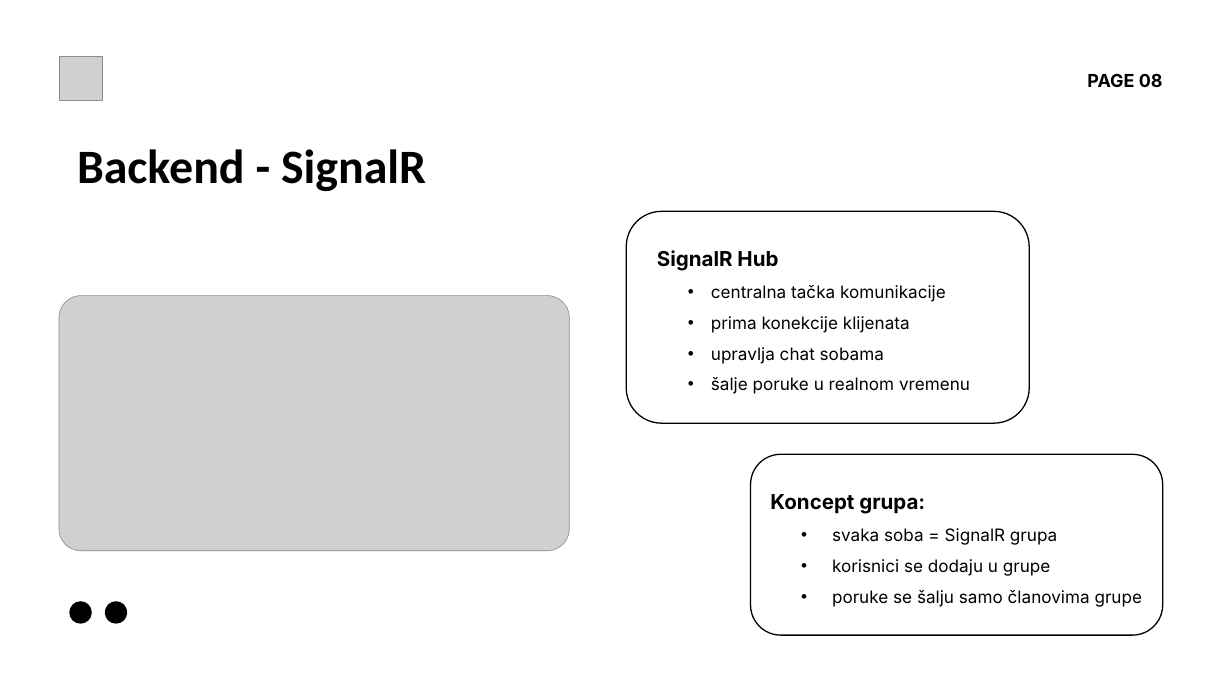
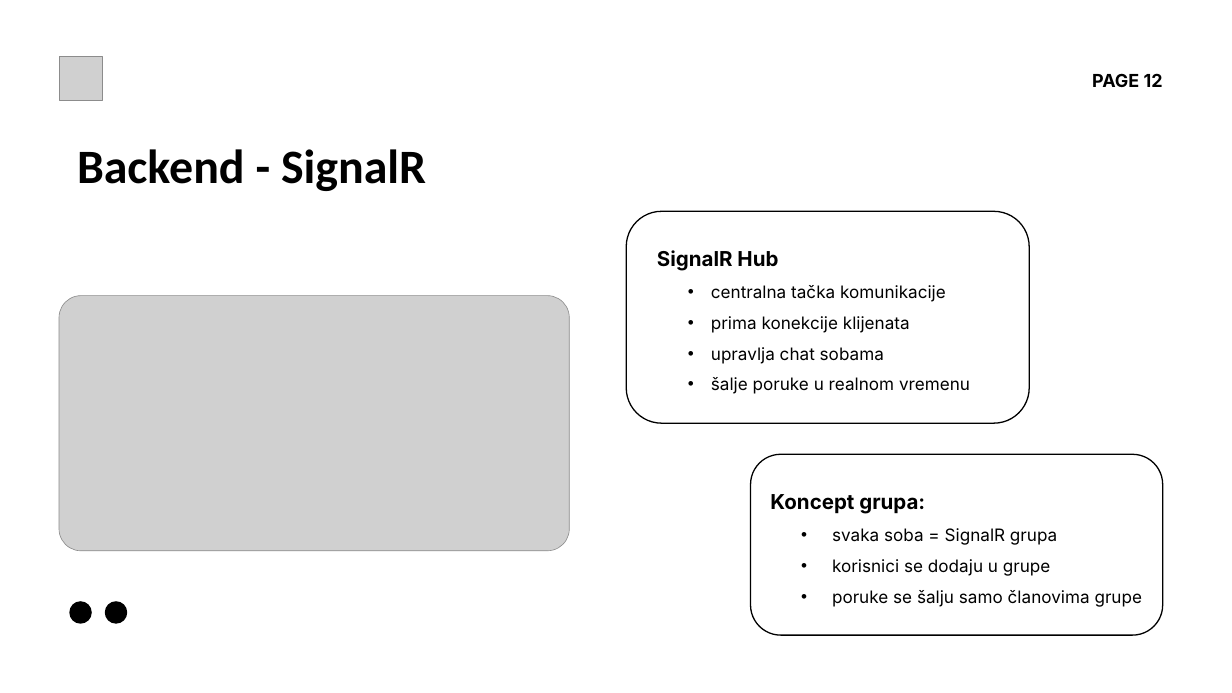
Before and after one commit to SukiDj/SignalRChat, a slide deck: slide 12 of Prezentacija.pptx (slide 8 before the commit). Drawn at 1232x693 pixels with LibreOffice and Linux fonts; fonts in the diff are those of the drawing; grey boxes stand for pictures. Boxes give left, top, right and bottom in pixels: in the first picture for what was removed or moved away, otherwise in the second. Text is boxed around its words. In the diff, an @@ line names an element or a change of style, - is before the commit and + after.

```diff
--- a/Prezentacija.pptx
+++ b/Prezentacija.pptx
@@ text at (1092, 73, 1163, 87): text changed @@
-PAGE 08
+PAGE 12
```
Also in this commit, not shown: 10 other slides changed, 5 slides added, 5 other files.
